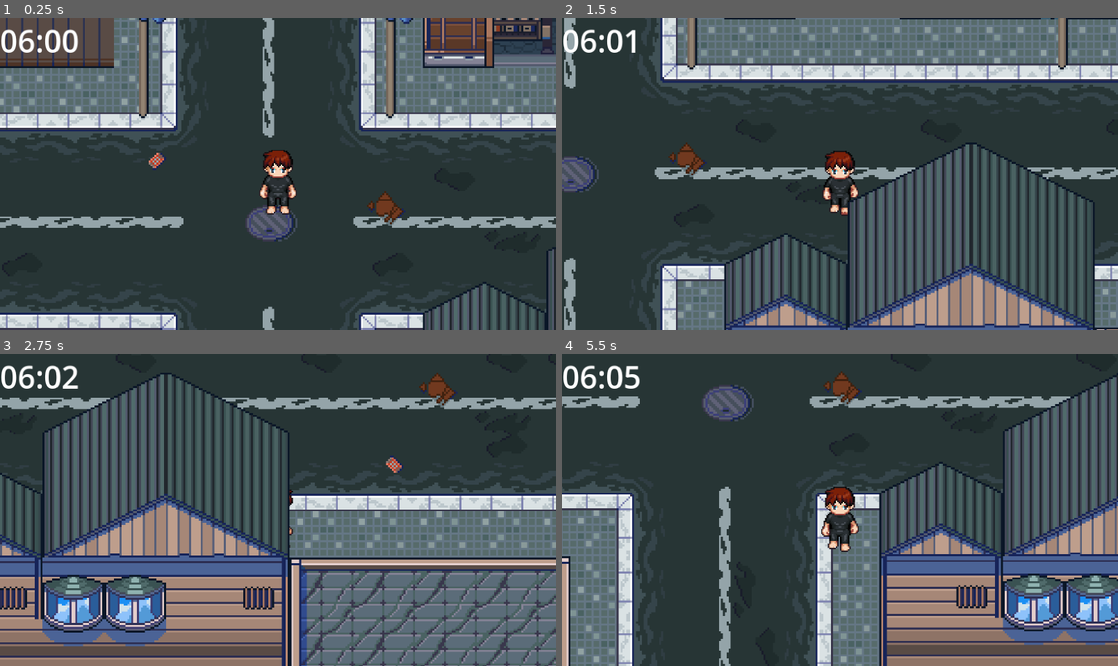
Above: before the commit, frames 1-4 (two rows, left to right).
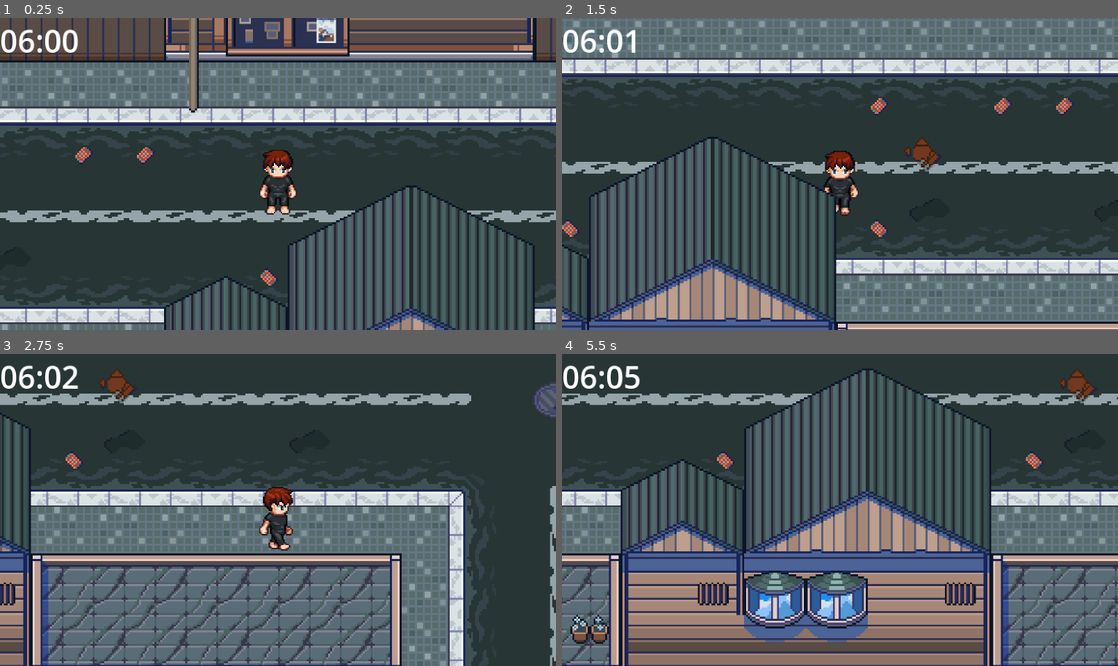
Above: after the commit, the same moments.

Repository: acedia-a/Mahasiswa-Alpha
Game: Godot game, scene res://Scenes/System/main.tscn
The game is run twice, just before and just after one commit, with the same random seed, the same clock (stepped at 60 frames per second) and the same inputs.
Inputs:
- Up to frame 1 (0.25 s): no input
- Up to frame 2 (1.5 s): hold D (move_right) 0.53-1.28 s; hold Shift (run) 0.53-1.28 s; tap E (interact) at 0.6 s; hold S (move_down) from 1.28 s (still down); tap Shift (run) at 1.35 s
- Up to frame 3 (2.75 s): tap E (interact) at 1.55, 2.1 s; release S (move_down) at 2.03 s; hold D (move_right) from 2.03 s (still down); hold Shift (run) from 2.03 s (still down)
- Up to frame 4 (5.5 s): release D (move_right) at 2.78 s; release Shift (run) at 2.78 s; hold W (move_up) 2.78-3.53 s; tap Shift (run) at 2.85, 4.35 s; tap E (interact) at 3.05, 3.6, 4.55, 5.1 s; hold Shift (run) 3.53-4.28 s; hold A (move_left) 3.53-5.03 s; hold S (move_down) from 5.03 s (still down); hold Shift (run) from 5.03 s (still down)

The runs differ from the first frame. In frame 1, 49% of the frame differs, in the area x 0-100%, y 0-100%; in frame 2, 56%; in frame 3, 59%; in frame 4, 64%.

Commit message:
Fixing HUD

Diff:
--- a/Scenes/Maps/Town.tscn
+++ b/Scenes/Maps/Town.tscn
@@ -34,16 +34,21 @@
 
 [node name="Doors" type="Node2D" parent="YSort" unique_id=570326192]
 
-[node name="Doors" parent="YSort/Doors" unique_id=1604943215 instance=ExtResource("2_17q6d")]
+[node name="CafeDoors" parent="YSort/Doors" unique_id=1604943215 instance=ExtResource("2_17q6d")]
 position = Vector2(735, 254)
 target_map = "Cafe"
 target_spawn = "Entrance"
+
+[node name="Decoy" parent="YSort/Doors" unique_id=1471045285 instance=ExtResource("2_17q6d")]
+position = Vector2(190, 254)
+target_map = "Town"
+target_spawn = "TownEntrance"
 
 [node name="SpawnPoints" type="Node2D" parent="YSort" unique_id=1275322865]
 position = Vector2(-12, 32)
 
 [node name="TownEntrance" type="Marker2D" parent="YSort/SpawnPoints" unique_id=587990147]
-position = Vector2(609, 279)
+position = Vector2(199, 282)
 
 [node name="CafeDoor" type="Marker2D" parent="YSort/SpawnPoints" unique_id=959772491]
 position = Vector2(747, 209)
--- a/Scenes/Object/Doors.tscn
+++ b/Scenes/Object/Doors.tscn
@@ -15,3 +15,4 @@
 shape = SubResource("RectangleShape2D_f2knc")
 
 [node name="Sprite2D" type="Sprite2D" parent="." unique_id=598462670]
+visible = false
--- a/Scenes/System/main.tscn
+++ b/Scenes/System/main.tscn
@@ -2,7 +2,7 @@
 
 [ext_resource type="PackedScene" uid="uid://de228b2umtntk" path="res://Scenes/Maps/CurrentMap.tscn" id="1_fk50f"]
 [ext_resource type="PackedScene" uid="uid://ebwajfjk55po" path="res://Scenes/Player/Player.tscn" id="2_6d2ca"]
-[ext_resource type="Script" uid="uid://dvo3kqqxjra1b" path="res://Scripts/Main.gd" id="3_6d2ca"]
+[ext_resource type="Script" uid="uid://dvo3kqqxjra1b" path="res://Scripts/main.gd" id="3_6d2ca"]
 [ext_resource type="PackedScene" uid="uid://b5xas3vs36e8y" path="res://Scenes/UI/HUD.tscn" id="3_fk50f"]
 
 [node name="Main" type="Node2D" unique_id=4404013]
@@ -12,5 +12,7 @@
 
 [node name="player" parent="." unique_id=1490220398 instance=ExtResource("2_6d2ca")]
 position = Vector2(654, 313)
+walk_speed = 100.0
+run_speed = 180.0
 
-[node name="CanvasLayer" parent="." unique_id=55824810 instance=ExtResource("3_fk50f")]
+[node name="HUD" parent="." unique_id=55824810 instance=ExtResource("3_fk50f")]
--- a/Scripts/Interaction/Interactable.gd
+++ b/Scripts/Interaction/Interactable.gd
@@ -1,7 +1,7 @@
 extends Area2D
 class_name Interactable
 
-@export var prompt := "Tekan E"
+@export var prompt := "Tekan [E] untuk berinteraksi"
 
 func interact():
 	pass
--- a/scenes/ui/hud.tscn
+++ b/scenes/ui/hud.tscn
@@ -2,7 +2,7 @@
 
 [ext_resource type="Script" uid="uid://dqqjjhihomltw" path="res://Scripts/hud.gd" id="1_0mwgc"]
 
-[node name="hud" type="CanvasLayer" unique_id=55824810]
+[node name="HUD" type="CanvasLayer" unique_id=55824810]
 script = ExtResource("1_0mwgc")
 
 [node name="MarginContainer" type="MarginContainer" parent="." unique_id=1019037090]
@@ -22,4 +22,4 @@
 offset_right = 181.0
 offset_bottom = 134.0
 theme_override_font_sizes/font_size = 8
-text = "Tekan \"E\" untuk masuk"
+text = "Tekan \"E\" "
--- a/scripts/player.gd
+++ b/scripts/player.gd
@@ -29,7 +29,7 @@
 func _on_interact_area_entered(area: Area2D) -> void:
 	if area is Interactable:
 		nearby_interactables.append(area)
-		get_tree().current_scene.get_node("CanvasLayer").show_prompt(area.prompt)
+		get_tree().current_scene.get_node("HUD").show_prompt(area.prompt)
 
 
 func _on_interact_area_exited(area: Area2D) -> void:
@@ -37,10 +37,10 @@
 		nearby_interactables.erase(area)
 
 	if nearby_interactables.is_empty():
-		get_tree().current_scene.get_node("CanvasLayer").hide_prompt()
+		get_tree().current_scene.get_node("HUD").hide_prompt()
 	else:
 		var target = get_closest_interactable()
-		get_tree().current_scene.get_node("CanvasLayer").show_prompt(target.prompt)
+		get_tree().current_scene.get_node("HUD").show_prompt(target.prompt)
 
 
 func get_closest_interactable() -> Area2D:
